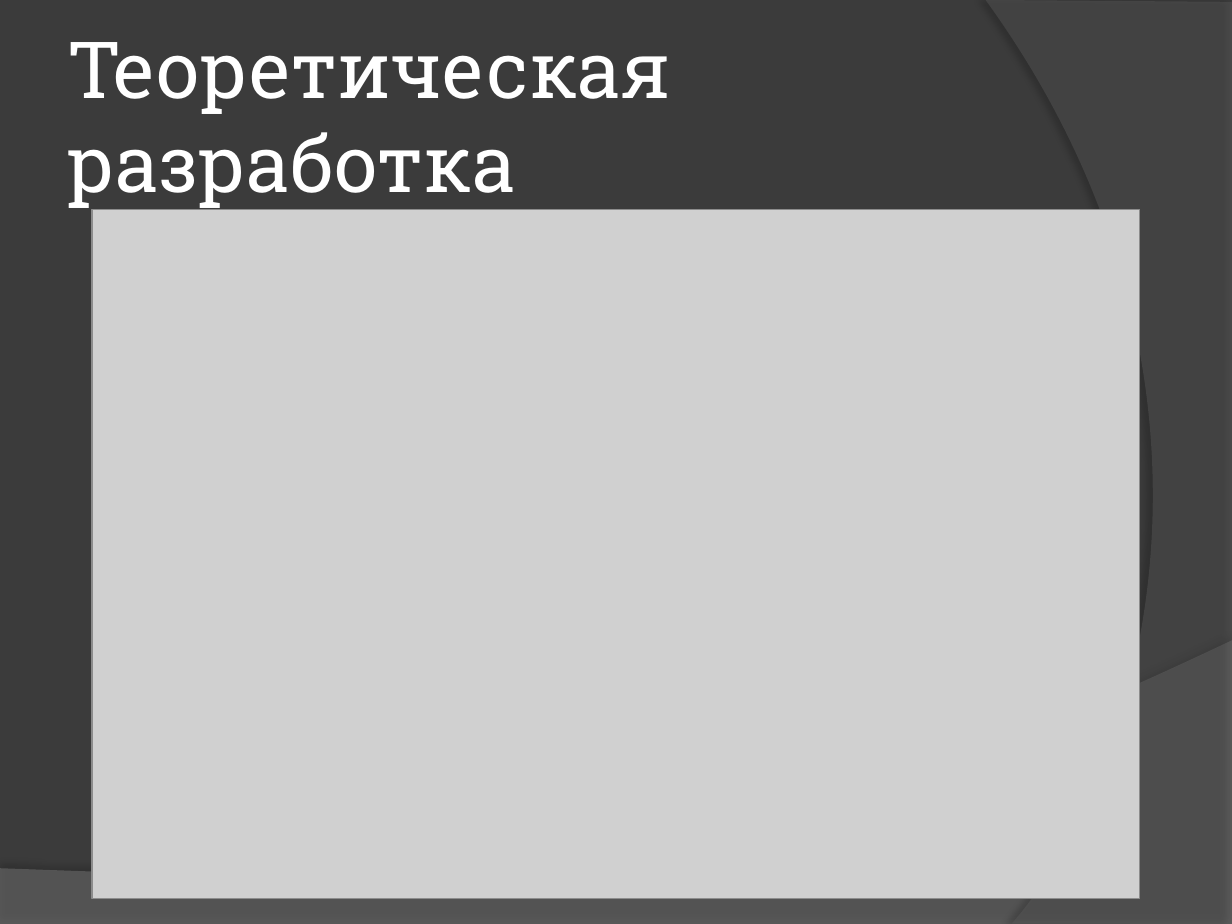
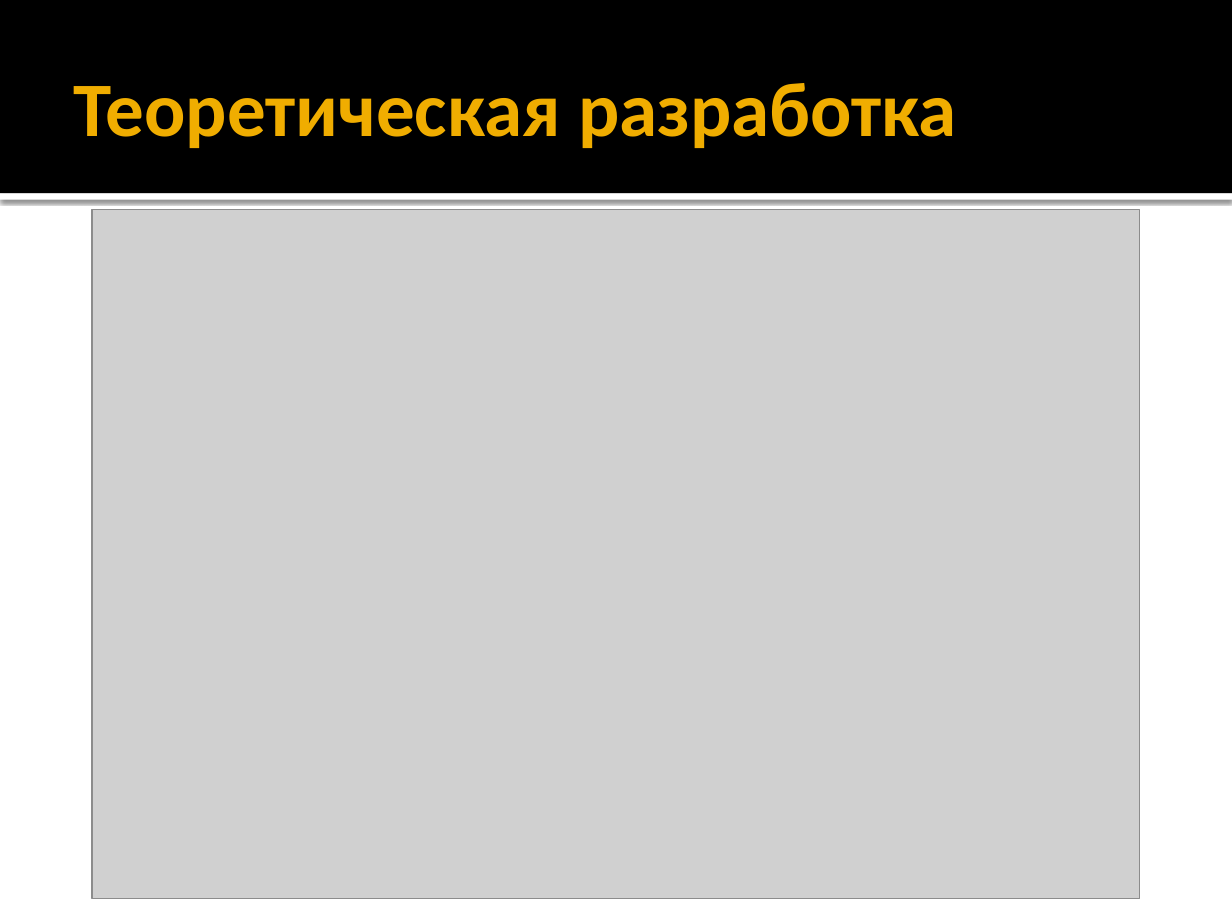
Before and after one commit to bestserg/MonoInjections, a slide deck: slide 7 of Presentation/Дипломный проект.pptx (slide 4 before the commit). Drawn at 1232x924 pixels with LibreOffice and Linux fonts; fonts in the diff are those of the drawing; grey boxes stand for pictures. Boxes give left, top, right and bottom in pixels: in the first picture for what was removed or moved away, otherwise in the second. Text is boxed around its words. In the diff, an @@ line names an element or a change of style, - is before the commit and + after.

```diff
--- a/Presentation/Дипломный проект.pptx
+++ b/Presentation/Дипломный проект.pptx
@@ background #3B3B3B to #FFFFFF @@
@@ rectangle added at box(0, 0, 1232, 193), fill #000000 @@
@@ title "Теоретическая разработка": place and size @@
-title "Теоретическая разработка" at box(68, 42, 671, 211)
+title "Теоретическая разработка" at box(74, 83, 957, 148)
@@ title "Теоретическая разработка" at box(74, 83, 957, 148): size 46 to 45 pt, font Roboto Slab to Calibri, text colour #FFFFFF to #F0AD00, bold on @@
@@ freeform shape removed at box(986, 0, 1232, 924) @@
@@ rectangle added at box(0, 193, 1232, 200), fill #FFFFFF @@
@@ freeform shape removed at box(0, 641, 1232, 924) @@
```
Also in this commit, not shown: 4 other slides changed, 10 slides added, 4 other files.
